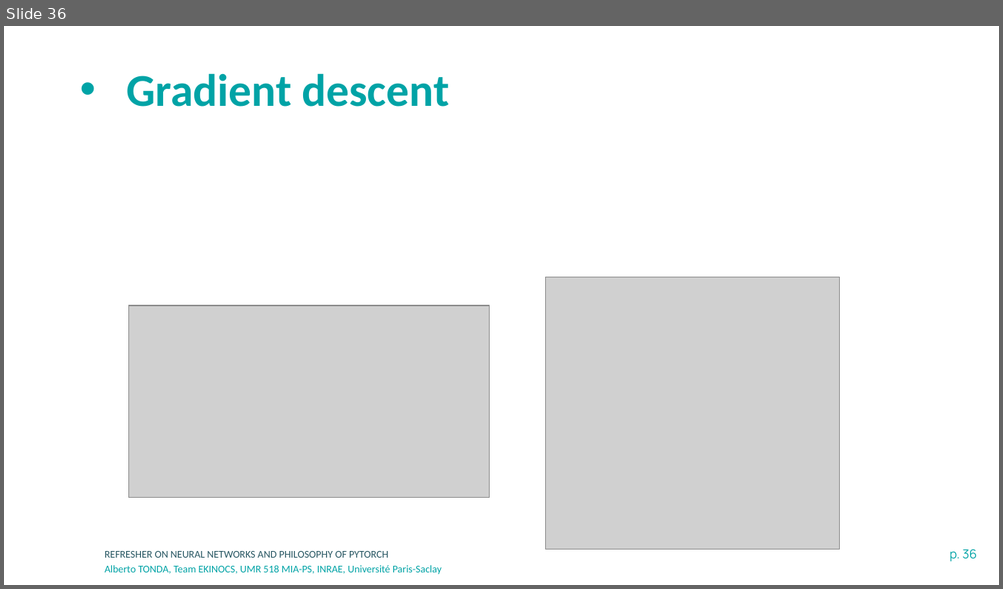
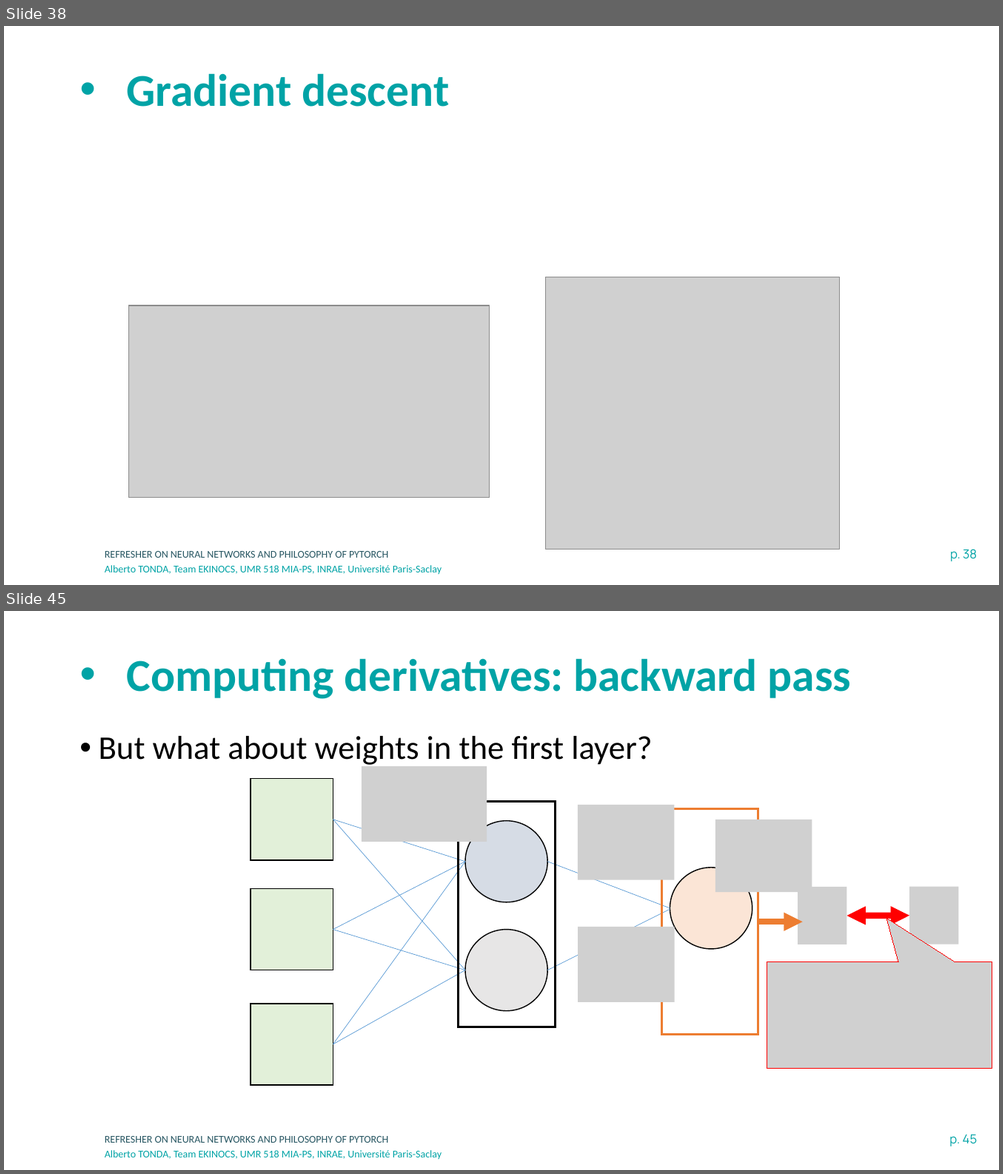
Before and after one commit to albertotonda/teaching, a slide deck: deep-learning-in-practice-with-pytorch/1-neural-networks-and-pytorch.pptx. Shown one above the other, each under a label of ours: slide 36 before the commit, slides 38 and 45 after it; the slides between them are not shown. The pictures are 1003x589 and 1003x1174 pixels, drawn with LibreOffice and Linux fonts; fonts in the diff are those of the drawing; grey boxes stand for pictures; background and template pictures are left out. Boxes give left, top, right and bottom in pixels: in the first picture for what was removed or moved away, otherwise in the second. Text is boxed around its words. In the diff, an @@ line names an element or a change of style, - is before the commit and + after.

```diff
--- a/deep-learning-in-practice-with-pytorch/1-neural-networks-and-pytorch.pptx
+++ b/deep-learning-in-practice-with-pytorch/1-neural-networks-and-pytorch.pptx
@@ slide 45 added at box(4, 611, 999, 1170), background #FFFFFF; not listed: 3 template elements that a slide beside it also shows @@
@@ title added at box(126, 658, 851, 699), 44 pt, text #00A3A6, bold @@
+• Computing derivatives: backward pass
@@ text added at box(99, 736, 652, 768), 32 pt, text #000000 @@
+• But what about weights in the first layer?
@@ picture added at box(361, 766, 486, 842) @@
@@ rectangle added at box(458, 801, 555, 1027), outline #000000 2.25 pt @@
@@ picture added at box(578, 805, 674, 880) @@
@@ rectangle added at box(661, 809, 758, 1035), outline #ED7D31 2.25 pt @@
@@ picture added at box(715, 820, 812, 893) @@
@@ group added at box(251, 779, 751, 1085): 8 lines, 3 ellipses, 3 rectangles @@
@@ picture added at box(798, 887, 847, 945) @@
@@ picture added at box(909, 887, 959, 945) @@
@@ double arrow added from (847, 916) to (909, 915), #FF0000 6 pt @@
@@ picture added at box(578, 927, 674, 1002) @@
@@ arrow added from (758, 922) to (802, 922), #ED7D31 6 pt @@
@@ picture added at box(767, 962, 992, 1068) @@
@@ what was slide 36 is now slide 38 @@
@@ page number at box(950, 549, 976, 562): text changed @@
-p. 36
+p. 38
```
Also in this commit, not shown: 4 slides changed, 21 other slides added, 1 slide removed, 8 other files.
